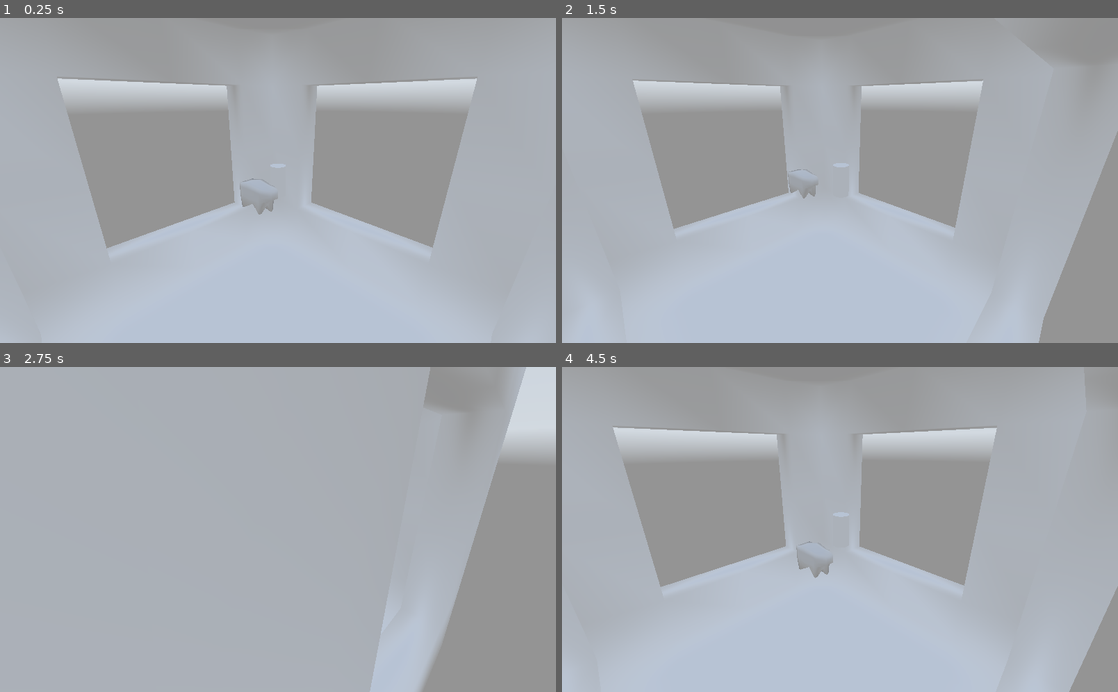
Above: before the commit, frames 1-4 (two rows, left to right).
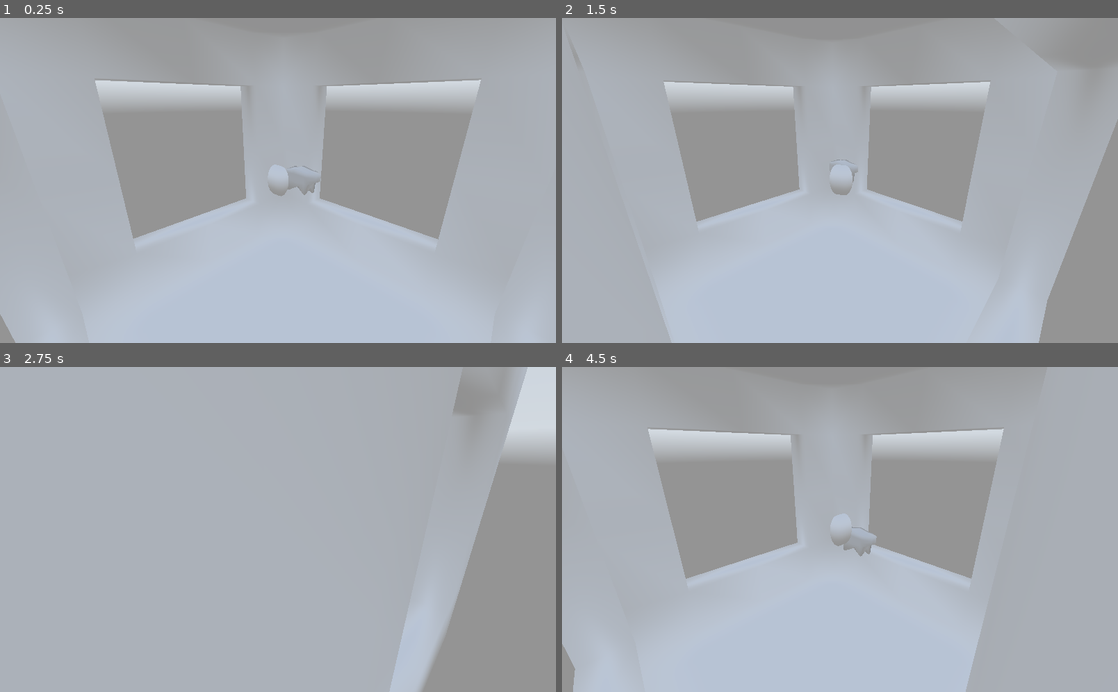
Above: after the commit, the same moments.

Repository: TheHyperMagi/Shepherd
Game: Godot game, scene res://Scenes/Field.tscn
Same seed, same stepped clock (60 frames per second), same inputs: the game is played once before the commit and once after it. A sky picture missing from this copy of the repository is replaced by a grey-blue gradient.
Inputs (mouse positions are in pixels of both pictures, inside the frame that each line leads up to):
- Up to frame 1 (0.25 s): no input
- Up to frame 2 (1.5 s): tap Enter at 0.5 s; move the mouse to (962, 164) at 0.52 s; hold D (move_right) 0.53-1.28 s; tap Mouse wheel up (zoom_in) at 0.6 s; move the mouse to (728, 196) at 1.27 s; hold S (move_backwards) from 1.28 s (still down); tap Mouse wheel down (zoom_out) at 1.35 s
- Up to frame 3 (2.75 s): move the mouse to (333, 458) at 2.02 s; release S (move_backwards) at 2.03 s; hold D (move_right) from 2.03 s (still down); tap Mouse wheel up (zoom_in) at 2.1 s
- Up to frame 4 (4.5 s): move the mouse to (812, 594) at 2.77 s; release D (move_right) at 2.78 s; hold W (move_forwards) 2.78-3.53 s; tap Mouse wheel down (zoom_out) at 2.85, 4.35 s; move the mouse to (1006, 578) at 3.52 s; hold A (move_left) from 3.53 s (still down); tap Mouse wheel up (zoom_in) at 3.6 s; move the mouse to (673, 480) at 4.27 s

The runs differ from the first frame. In frame 1, 5.4% of the frame differs, in the area x 0-87%, y 18-100%; in frame 2, 5.7%; in frame 3, 1.5%; in frame 4, 8.1%, in the area x 0-100%, y 0-100%.

Commit message:
change shepherd mesh

Diff:
--- a/Shepherd/Scenes/Shepherd.tscn
+++ b/Shepherd/Scenes/Shepherd.tscn
@@ -2,9 +2,9 @@
 
 [ext_resource path="res://Scripts/Shepherd.gd" type="Script" id=1]
 
-[sub_resource type="CylinderMesh" id=1]
+[sub_resource type="CapsuleMesh" id=1]
 
-[sub_resource type="CylinderShape" id=2]
+[sub_resource type="CapsuleShape" id=2]
 
 [sub_resource type="BoxShape" id=3]
 
@@ -12,12 +12,12 @@
 script = ExtResource( 1 )
 
 [node name="MeshInstance" type="MeshInstance" parent="."]
-transform = Transform( 1, 0, 0, 0, 2, 0, 0, 0, 1, 0, 0, 0 )
+transform = Transform( -4.37114e-08, 0, 1, 0, 2, 0, -1, 0, -4.37114e-08, 0, 0, 0 )
 mesh = SubResource( 1 )
 material/0 = null
 
 [node name="CollisionShape" type="CollisionShape" parent="."]
-transform = Transform( 1, 0, 0, 0, 2, 0, 0, 0, 1, 0, 0, 0 )
+transform = Transform( -4.37114e-08, 0, 1, 0, 2, 0, -1, 0, -4.37114e-08, 0, 0, 0 )
 shape = SubResource( 2 )
 
 [node name="Area" type="Area" parent="."]
